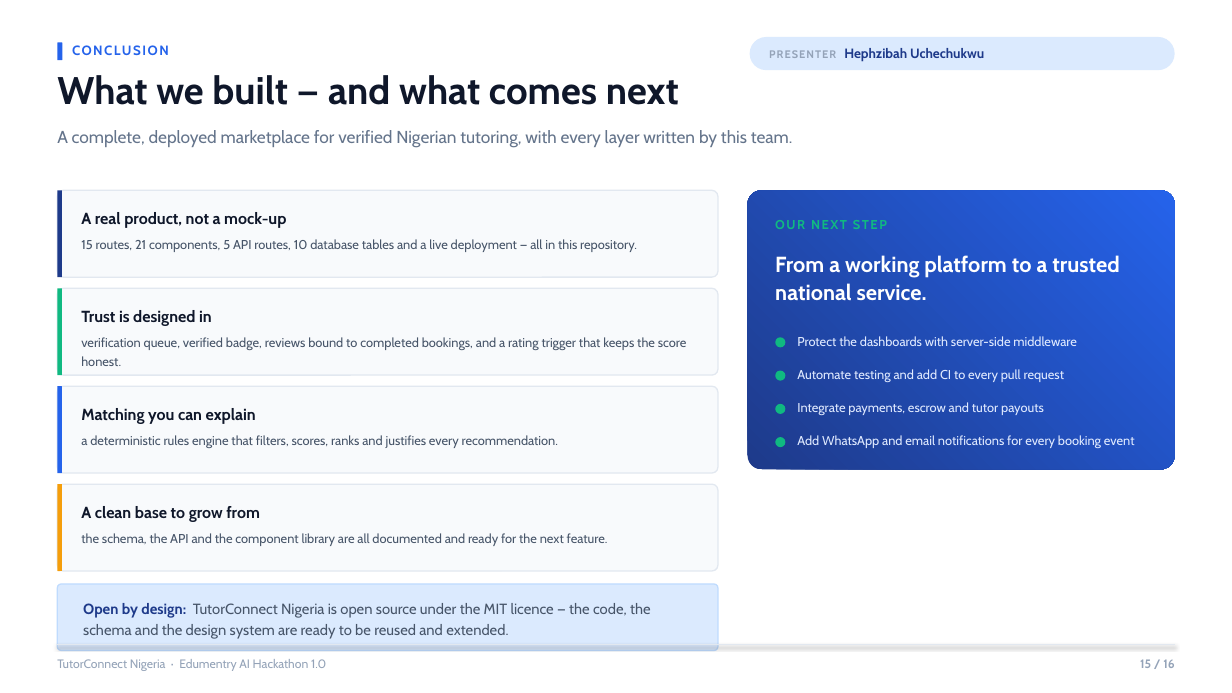
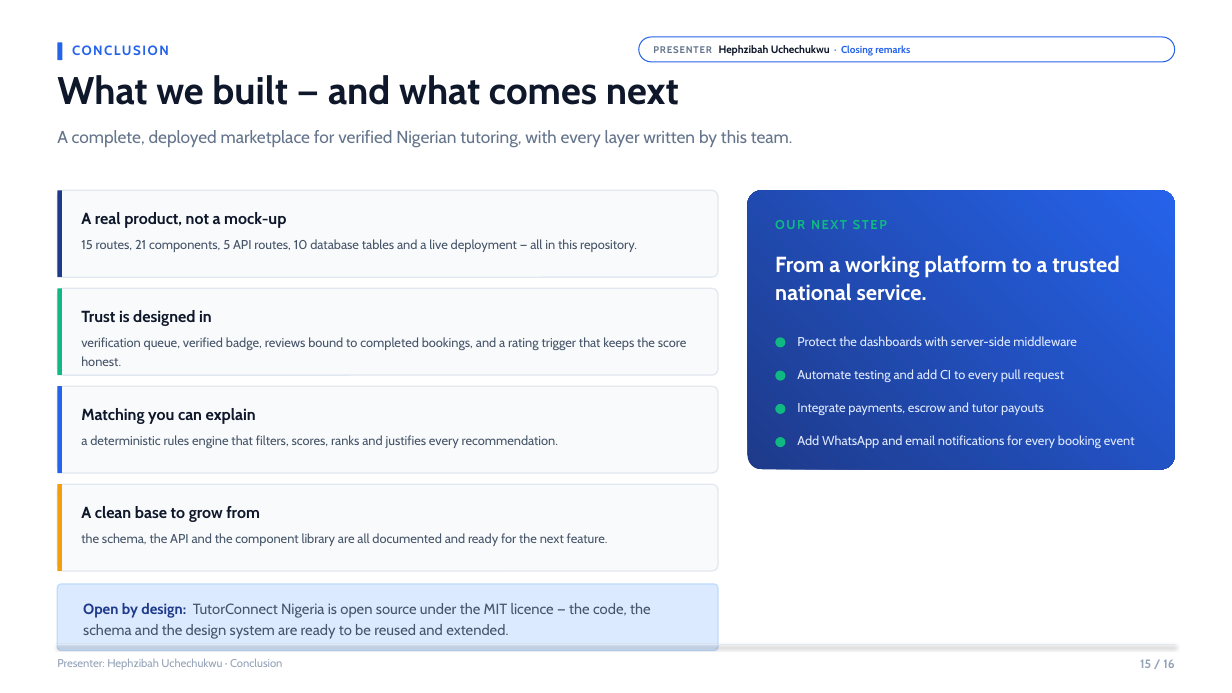
Before and after one commit to zibahofficial/TutorConnectNg, a slide deck: slide 15 of presentation/TutorConnect-Nigeria-Edumentry-AI-Hackathon-1.0.pptx. Drawn at 1232x693 pixels with LibreOffice and Linux fonts; fonts in the diff are those of the drawing. Boxes give left, top, right and bottom in pixels: in the first picture for what was removed or moved away, otherwise in the second. Text is boxed around its words. In the diff, an @@ line names an element or a change of style, - is before the commit and + after.

```diff
--- a/presentation/TutorConnect-Nigeria-Edumentry-AI-Hackathon-1.0.pptx
+++ b/presentation/TutorConnect-Nigeria-Edumentry-AI-Hackathon-1.0.pptx
@@ text "CONCLUSION" rewrapped from [72,39,1171,63] to [72,39,635,63] @@
@@ rounded rectangle "PRESENTER Hephzibah Uchechukwu · Closing ...": place and size @@
-rounded rectangle "PRESENTER Hephzibah Uchechukwu · Closing ..." at [750,37,1175,70]
+rounded rectangle "PRESENTER Hephzibah Uchechukwu · Closing ..." at [639,37,1175,62]
@@ rounded rectangle "PRESENTER Hephzibah Uchechukwu · Closing ..." at [639,37,1175,62]: fill #DBEAFE to #FFFFFF; outline none to #2563EB 0.8 pt @@
@@ text in rounded rectangle at [653,45,910,56]: text changed; size 10.5 to 8.3 pt; text colour #1E3A8A to #0F172A @@
-PRESENTER Hephzibah Uchechukwu
+PRESENTER Hephzibah Uchechukwu · Closing remarks
@@ text at [57,658,282,670]: text changed; size 9.5 to 8.8 pt @@
-TutorConnect Nigeria · Edumentry AI Hackathon 1.0
+Presenter: Hephzibah Uchechukwu · Conclusion
```
Also in this commit, not shown: 12 other slides changed, 2 slides added, 2 slides removed, 3 other files.
